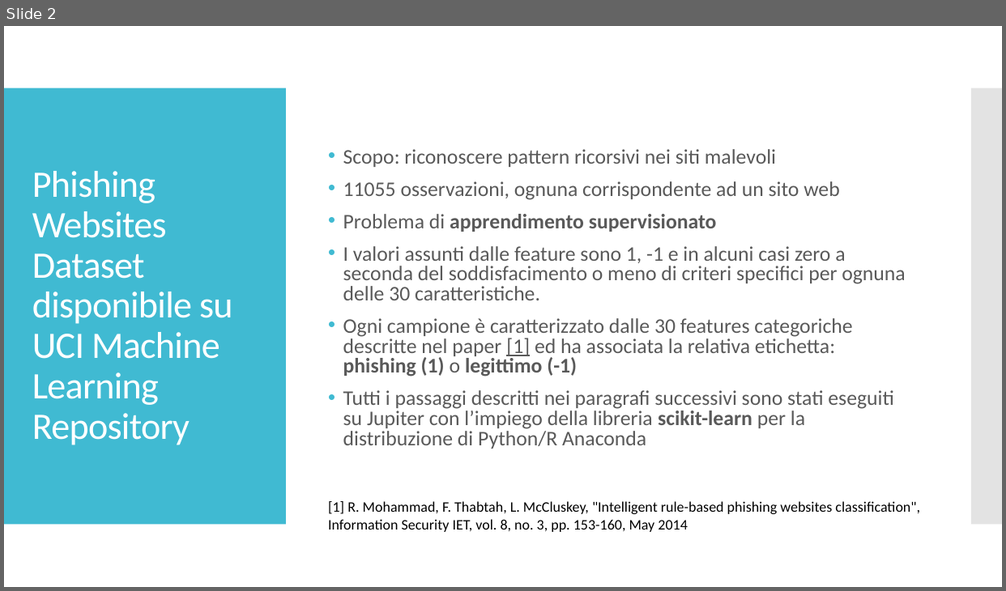
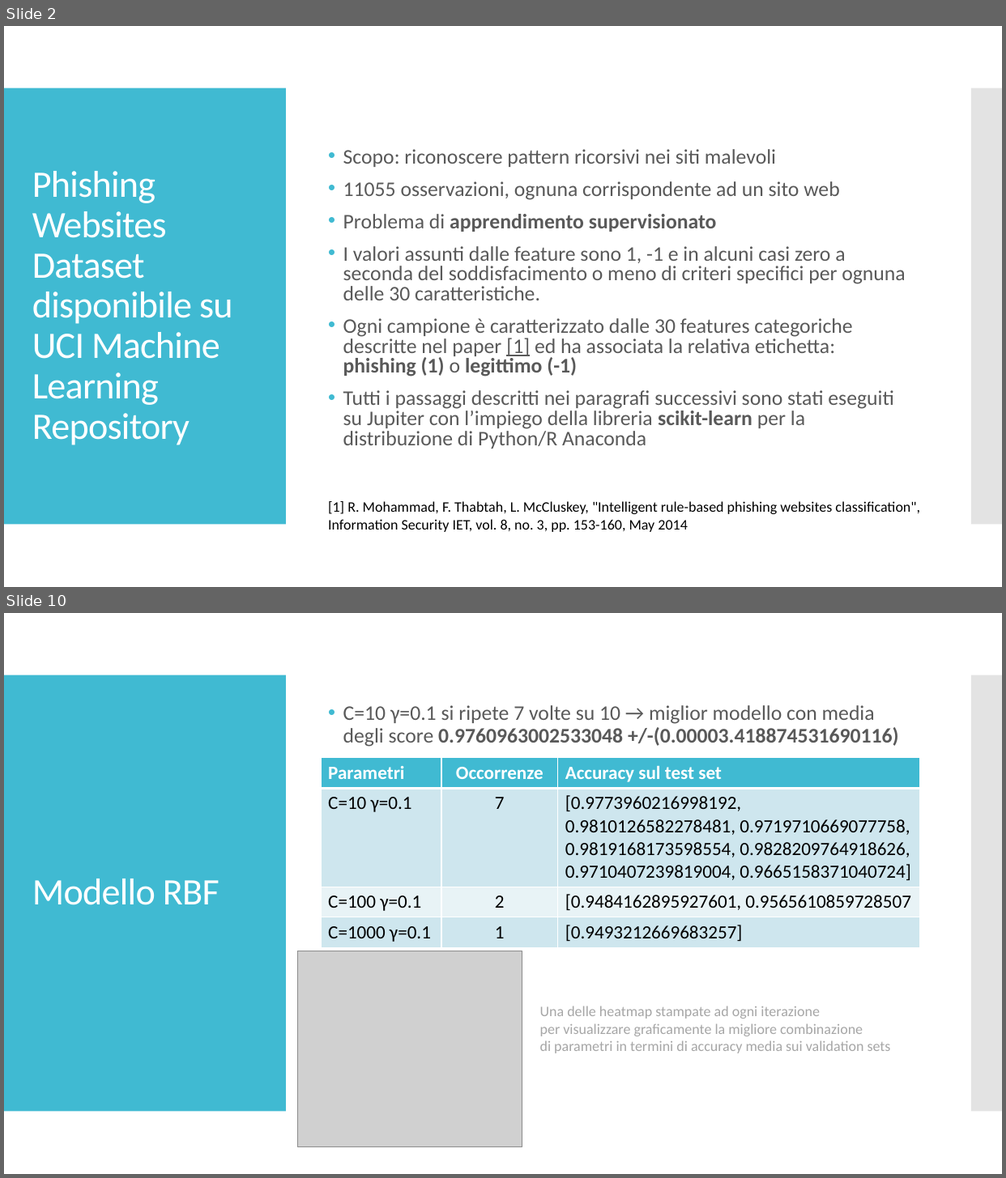
Before and after one commit to gianlubiscotto/Data-Analysis-and-Data-Mining, a slide deck: slide.pptx. Shown one above the other, each under a label of ours: slide 2 before the commit, slides 2 and 10 after it; the slides between them are not shown. The pictures are 1006x591 and 1006x1178 pixels, drawn with LibreOffice and Linux fonts; fonts in the diff are those of the drawing; grey boxes stand for pictures. Boxes give left, top, right and bottom in pixels: in the first picture for what was removed or moved away, otherwise in the second. Text is boxed around its words. In the diff, an @@ line names an element or a change of style, - is before the commit and + after.

```diff
--- a/slide.pptx
+++ b/slide.pptx
@@ slide 10 added at (4,613,1002,1174), background #FFFFFF; not listed: 2 template elements that a slide beside it also shows @@
@@ text added at (343,705,899,747), 20 pt, text #595959 @@
+• C=10 γ=0.1 si ripete 7 volte su 10 → miglior modello con media degli score 0.9760963002533048 +/-(0.00003.418874531690116)
@@ table added at (321,757,918,945), 4 rows, 3 columns @@
+Parametri | Occorrenze | Accuracy sul test set
+C=10 γ=0.1 | 7 | [0.9773960216998192, 0.9810126582278481, 0.9719710669077758, 0.9819168173598554, 0.9828209764918626, 0.9710407239819004, 0.9665158371040724]
+C=100 γ=0.1 | 2 | [0.9484162895927601, 0.9565610859728507
+C=1000 γ=0.1 | 1 | [0.9493212669683257]
@@ title added at (32,879,219,905), 36 pt, text #FFFFFF @@
+Modello RBF
@@ picture added at (297,952,522,1147) @@
@@ text added at (540,1006,891,1054), 14 pt, text #A6A6A6 @@
+Una delle heatmap stampate ad ogni iterazione
+per visualizzare graficamente la migliore combinazione
+di parametri in termini di accuracy media sui validation sets
```
Also in this commit, not shown: 3 slides changed, 5 other slides added, 1 slide removed, 4 other files.
